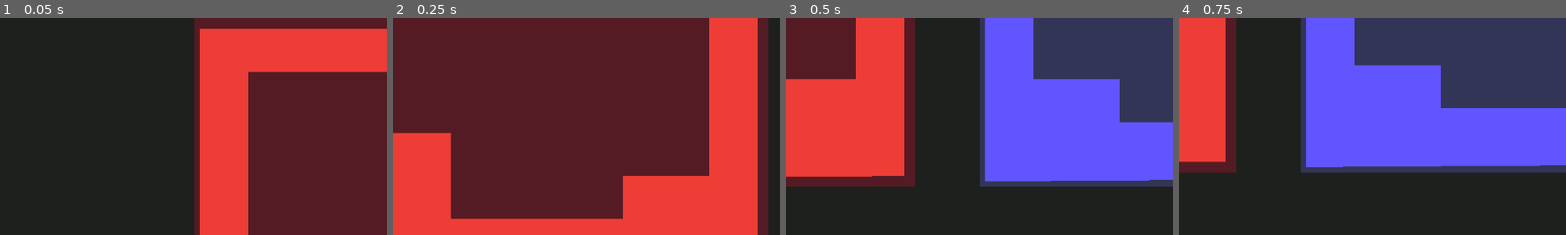
Above: before the commit, frames 1-4 (left to right).
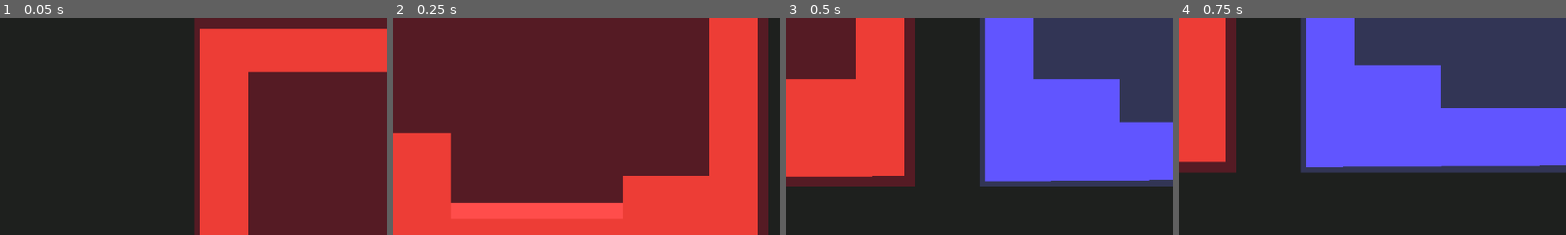
Above: after the commit, the same moments.

Repository: YordanosZt/Jam-Solo-Development
Game: Godot game, scene res://Scenes/world.tscn
The game is run twice, just before and just after one commit, with the same random seed, the same clock (stepped at 60 frames per second) and the same inputs.
Inputs:
- Up to frame 1 (0.05 s): no input
- Up to frame 2 (0.25 s): no input
- Up to frame 3 (0.5 s): no input
- Up to frame 4 (0.75 s): hold D (move_right) from 0.53 s (still down); tap Shift (ability) at 0.6 s
The pictures show only the part of the screen within x 0-50%, y 50-100%; the shares and areas given below are measured in that part.

Frame 1 is identical in both runs. In frame 2, 3.6% of the frame differs, in the area x 14-60%, y 84-93%; in frame 3, nothing differs; in frame 4, nothing differs.

Commit message:
lava pits

Diff:
--- a/Entities/Player/Chick/chick.gd
+++ b/Entities/Player/Chick/chick.gd
@@ -24,3 +24,7 @@
 	_ice.global_rotation = global_rotation
 	_ice.play_anim()
 	add_child(_ice)
+
+
+func _on_hit_box_area_entered(area):
+	die()
--- a/Entities/Player/Chick/chick.tscn
+++ b/Entities/Player/Chick/chick.tscn
@@ -1,11 +1,14 @@
-[gd_scene load_steps=5 format=3 uid="uid://rotxrpixltxu"]
+[gd_scene load_steps=7 format=3 uid="uid://rotxrpixltxu"]
 
 [ext_resource type="Script" path="res://Entities/Player/Chick/chick.gd" id="1_spqv6"]
 [ext_resource type="PackedScene" uid="uid://b0yysd1k04w1l" path="res://Entities/Player/Chick/chick_ice.tscn" id="2_kgw4o"]
+[ext_resource type="PackedScene" uid="uid://b50ckesplrdi5" path="res://Reusables/CollisionBoxes/hit_box.tscn" id="3_1wulo"]
 
 [sub_resource type="RectangleShape2D" id="RectangleShape2D_smdtg"]
 
 [sub_resource type="BoxMesh" id="BoxMesh_iddvn"]
+
+[sub_resource type="RectangleShape2D" id="RectangleShape2D_4on54"]
 
 [node name="Chick" type="CharacterBody2D"]
 script = ExtResource("1_spqv6")
@@ -37,3 +40,11 @@
 
 [node name="IceJumpTimer" type="Timer" parent="Timers"]
 one_shot = true
+
+[node name="HitBox" parent="." instance=ExtResource("3_1wulo")]
+collision_mask = 8
+
+[node name="CollisionShape2D" type="CollisionShape2D" parent="HitBox"]
+shape = SubResource("RectangleShape2D_4on54")
+
+[connection signal="area_entered" from="HitBox" to="." method="_on_hit_box_area_entered"]
--- a/Entities/Player/Dude/dude.gd
+++ b/Entities/Player/Dude/dude.gd
@@ -26,3 +26,6 @@
 		reset_speed()
 		set_can_fall(true)
 		is_dashing = false
+
+func _on_hit_box_area_entered(area):
+	die()
--- a/Entities/Player/Dude/dude.tscn
+++ b/Entities/Player/Dude/dude.tscn
@@ -1,10 +1,13 @@
-[gd_scene load_steps=4 format=3 uid="uid://nvlvwbbhs63k"]
+[gd_scene load_steps=6 format=3 uid="uid://nvlvwbbhs63k"]
 
 [ext_resource type="Script" path="res://Entities/Player/Dude/dude.gd" id="1_qk3r2"]
+[ext_resource type="PackedScene" uid="uid://b50ckesplrdi5" path="res://Reusables/CollisionBoxes/hit_box.tscn" id="2_l4khi"]
 
 [sub_resource type="RectangleShape2D" id="RectangleShape2D_cwe56"]
 
 [sub_resource type="BoxMesh" id="BoxMesh_nwe83"]
+
+[sub_resource type="RectangleShape2D" id="RectangleShape2D_ry46b"]
 
 [node name="Dude" type="CharacterBody2D"]
 script = ExtResource("1_qk3r2")
@@ -38,3 +41,11 @@
 [node name="DashDelay" type="Timer" parent="Timers"]
 wait_time = 0.5
 one_shot = true
+
+[node name="HitBox" parent="." instance=ExtResource("2_l4khi")]
+collision_mask = 8
+
+[node name="CollisionShape2D" type="CollisionShape2D" parent="HitBox"]
+shape = SubResource("RectangleShape2D_ry46b")
+
+[connection signal="area_entered" from="HitBox" to="." method="_on_hit_box_area_entered"]
--- a/Entities/Player/player.gd
+++ b/Entities/Player/player.gd
@@ -7,12 +7,12 @@
 @export var speed: float = 300.0
 @export var jump_velocity: float = -400.0
 
-var current_speed: float = speed
-
 @export var acceleration: float = 1500.0;
 @export var deceleration: float = 1500.0;
 
 var gravity: float = ProjectSettings.get_setting("physics/2d/default_gravity")
+var current_speed: float = speed
+var checkpoint_pos: Vector2 = Vector2.ZERO
 
 # flags
 var was_on_ground: bool = false
@@ -20,6 +20,9 @@
 
 @onready var coyote_timer = %CoyoteTimer
 @onready var jump_buffer_timer = %JumpBufferTimer
+
+func _ready():
+	checkpoint_pos = global_position
 
 func _physics_process(delta):
 	fixed_update(delta)
@@ -36,7 +39,6 @@
 	move_and_slide()
 	if (was_on_ground and not is_on_floor()):
 		coyote_timer.start()
-
 
 func _handle_gravity(delta) -> void:
 	if not can_fall:
@@ -93,3 +95,6 @@
 
 func set_is_active(active: bool) -> void:
 	is_active = active
+
+func die():
+	global_position = checkpoint_pos
--- /dev/null
+++ b/Entities/Traps/lava_pit.tscn
@@ -0,0 +1,20 @@
+[gd_scene load_steps=4 format=3 uid="uid://da4hibxy73358"]
+
+[ext_resource type="PackedScene" uid="uid://bxorqf7a3cau2" path="res://Reusables/CollisionBoxes/hurt_box.tscn" id="1_8kkeu"]
+
+[sub_resource type="BoxMesh" id="BoxMesh_guf8n"]
+
+[sub_resource type="RectangleShape2D" id="RectangleShape2D_54eg2"]
+size = Vector2(256, 24)
+
+[node name="LavaPit" type="Node2D"]
+
+[node name="Visual" type="MeshInstance2D" parent="."]
+modulate = Color(1, 0.302231, 0.292974, 1)
+scale = Vector2(208, 16)
+mesh = SubResource("BoxMesh_guf8n")
+
+[node name="HurtBox" parent="." instance=ExtResource("1_8kkeu")]
+
+[node name="CollisionShape2D" type="CollisionShape2D" parent="HurtBox"]
+shape = SubResource("RectangleShape2D_54eg2")
--- /dev/null
+++ b/Reusables/CollisionBoxes/hit_box.tscn
@@ -0,0 +1,4 @@
+[gd_scene format=3 uid="uid://b50ckesplrdi5"]
+
+[node name="HitBox" type="Area2D"]
+collision_layer = 0
--- /dev/null
+++ b/Reusables/CollisionBoxes/hurt_box.tscn
@@ -0,0 +1,5 @@
+[gd_scene format=3 uid="uid://bxorqf7a3cau2"]
+
+[node name="HurtBox" type="Area2D"]
+collision_layer = 8
+collision_mask = 0
--- a/Scenes/world.tscn
+++ b/Scenes/world.tscn
@@ -1,28 +1,13 @@
-[gd_scene load_steps=5 format=3 uid="uid://dx2ha3133or8i"]
+[gd_scene load_steps=6 format=3 uid="uid://dx2ha3133or8i"]
 
 [ext_resource type="PackedScene" uid="uid://rotxrpixltxu" path="res://Entities/Player/Chick/chick.tscn" id="1_ymemi"]
 [ext_resource type="PackedScene" uid="uid://nvlvwbbhs63k" path="res://Entities/Player/Dude/dude.tscn" id="2_18qua"]
 [ext_resource type="PackedScene" uid="uid://cqgyr6ikuxj2e" path="res://Entities/Camera/main_camera.tscn" id="3_spg00"]
+[ext_resource type="PackedScene" uid="uid://da4hibxy73358" path="res://Entities/Traps/lava_pit.tscn" id="4_d72v1"]
 
 [sub_resource type="BoxMesh" id="BoxMesh_6j7tn"]
 
 [node name="World" type="Node2D"]
-
-[node name="fire ground" type="StaticBody2D" parent="."]
-collision_mask = 3
-
-[node name="MeshInstance2D" type="MeshInstance2D" parent="fire ground"]
-modulate = Color(1, 0.0431373, 0.219608, 0.129412)
-position = Vector2(580, 328)
-scale = Vector2(1192, 688)
-mesh = SubResource("BoxMesh_6j7tn")
-
-[node name="Polygon2D" type="Polygon2D" parent="fire ground"]
-color = Color(0.933333, 0.239216, 0.215686, 1)
-polygon = PackedVector2Array(64, 0, 1088, 0, 1088, 64, 64, 64, 64, 512, 192, 512, 192, 576, 512, 576, 512, 448, 704, 448, 704, 576, 960, 576, 960, 512, 1088, 512, 1088, 0, 1160, 0, 1160, 656, -8, 664, -8, 0)
-
-[node name="CollisionPolygon2D" type="CollisionPolygon2D" parent="fire ground"]
-polygon = PackedVector2Array(64, 0, 1088, 0, 1088, 64, 64, 64, 64, 512, 192, 512, 192, 576, 512, 576, 512, 448, 704, 448, 704, 576, 960, 576, 960, 512, 1088, 512, 1088, 0, 1160, 0, 1160, 656, -8, 664, -8, 0)
 
 [node name="ice ground" type="StaticBody2D" parent="."]
 position = Vector2(1288, 0)
@@ -49,3 +34,33 @@
 
 [node name="MainCamera" parent="." instance=ExtResource("3_spg00")]
 players = [NodePath("../Chick"), NodePath("../Dude")]
+
+[node name="Fire Env" type="Node2D" parent="."]
+
+[node name="fire ground" type="StaticBody2D" parent="Fire Env"]
+collision_mask = 3
+
+[node name="MeshInstance2D" type="MeshInstance2D" parent="Fire Env/fire ground"]
+modulate = Color(1, 0.0431373, 0.219608, 0.129412)
+position = Vector2(580, 328)
+scale = Vector2(1192, 688)
+mesh = SubResource("BoxMesh_6j7tn")
+
+[node name="Polygon2D" type="Polygon2D" parent="Fire Env/fire ground"]
+color = Color(0.933333, 0.239216, 0.215686, 1)
+polygon = PackedVector2Array(64, 0, 1088, 0, 1088, 64, 64, 64, 64, 512, 192, 512, 192, 576, 512, 576, 512, 448, 704, 448, 704, 576, 960, 576, 960, 512, 1088, 512, 1088, 0, 1160, 0, 1160, 656, -8, 664, -8, 0)
+
+[node name="CollisionPolygon2D" type="CollisionPolygon2D" parent="Fire Env/fire ground"]
+polygon = PackedVector2Array(64, 0, 1088, 0, 1088, 64, 64, 64, 64, 512, 192, 512, 192, 576, 512, 576, 512, 448, 704, 448, 704, 576, 960, 576, 960, 512, 1088, 512, 1088, 0, 1160, 0, 1160, 656, -8, 664, -8, 0)
+
+[node name="LavaPit" parent="Fire Env" instance=ExtResource("4_d72v1")]
+position = Vector2(832, 568)
+
+[node name="Visual" parent="Fire Env/LavaPit" index="0"]
+position = Vector2(-1.04904e-05, -4)
+scale = Vector2(256, 24)
+
+[node name="CollisionShape2D" parent="Fire Env/LavaPit/HurtBox" index="0"]
+position = Vector2(0, -4)
+
+[editable path="Fire Env/LavaPit"]
--- a/project.godot
+++ b/project.godot
@@ -57,6 +57,7 @@
 2d_physics/layer_1="world"
 2d_physics/layer_2="player"
 2d_physics/layer_3="enemy"
+2d_physics/layer_4="player_hazard"
 
 [rendering]
 
